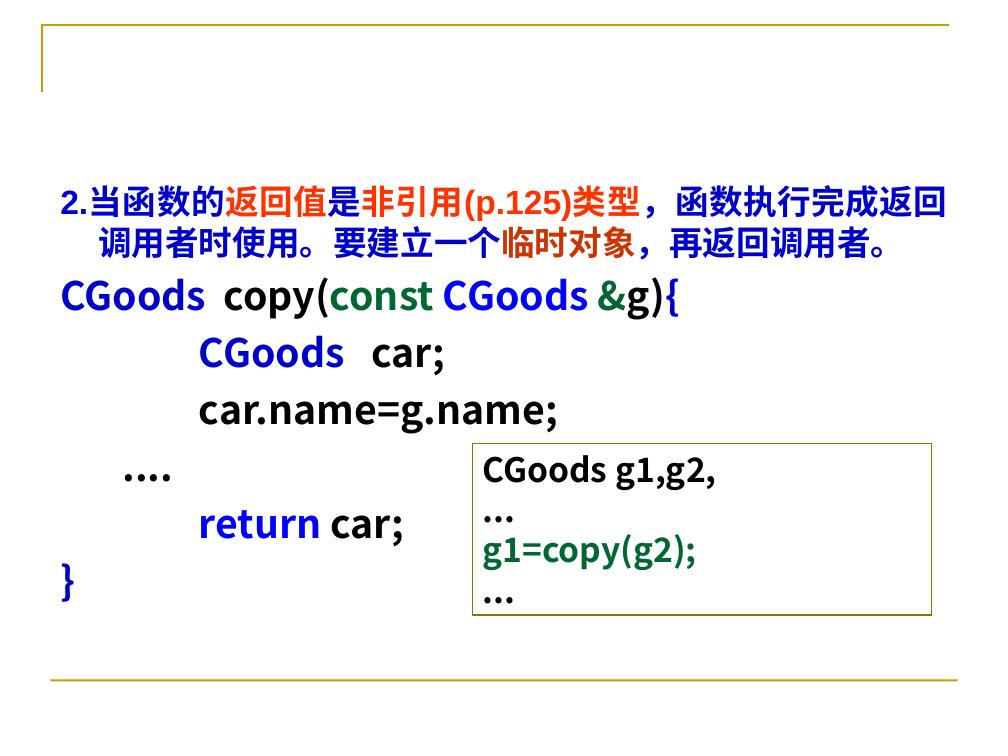
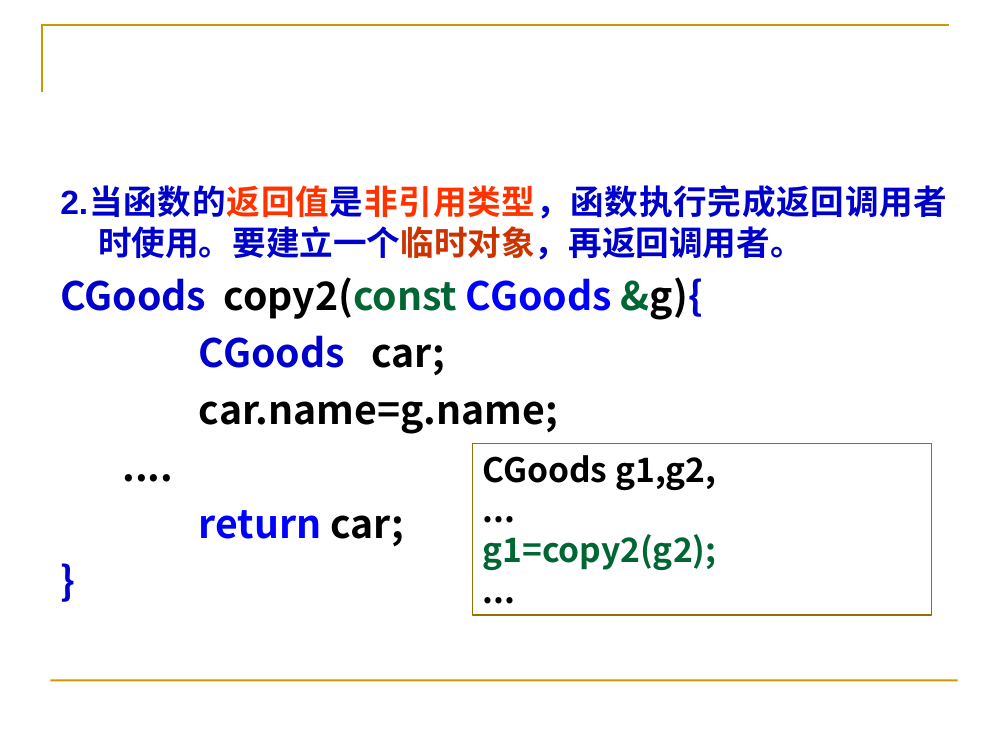
Before and after one commit to Changhe160/Changhe160.github.io, a slide deck: slide 34 of teachingRes/Cplusplus/unit04类与对象.ppt (slide 35 before the commit). Drawn at 1008x756 pixels with LibreOffice and Linux fonts; fonts in the diff are those of the drawing. Boxes give left, top, right and bottom in pixels: in the first picture for what was removed or moved away, otherwise in the second. Text is boxed around its words. In the diff, an @@ line names an element or a change of style, - is before the commit and + after.

```diff
--- a/teachingRes/Cplusplus/unit04类与对象.ppt
+++ b/teachingRes/Cplusplus/unit04类与对象.ppt
@@ text at box(60, 188, 947, 320): text changed @@
-2.当函数的返回值是非引用(p.125)类型，函数执行完成返回调用者时使用。要建立一个临时对象，再返回调用者。
-CGoods copy(const CGoods &g){
+2.当函数的返回值是非引用类型，函数执行完成返回调用者时使用。要建立一个临时对象，再返回调用者。
+CGoods copy2(const CGoods &g){
@@ text in rectangle at box(482, 534, 716, 570): text changed @@
-g1=copy(g2);
+g1=copy2(g2);
```
Also in this commit, not shown: 16 other slides changed, 1 slide added, 16 slides removed.
